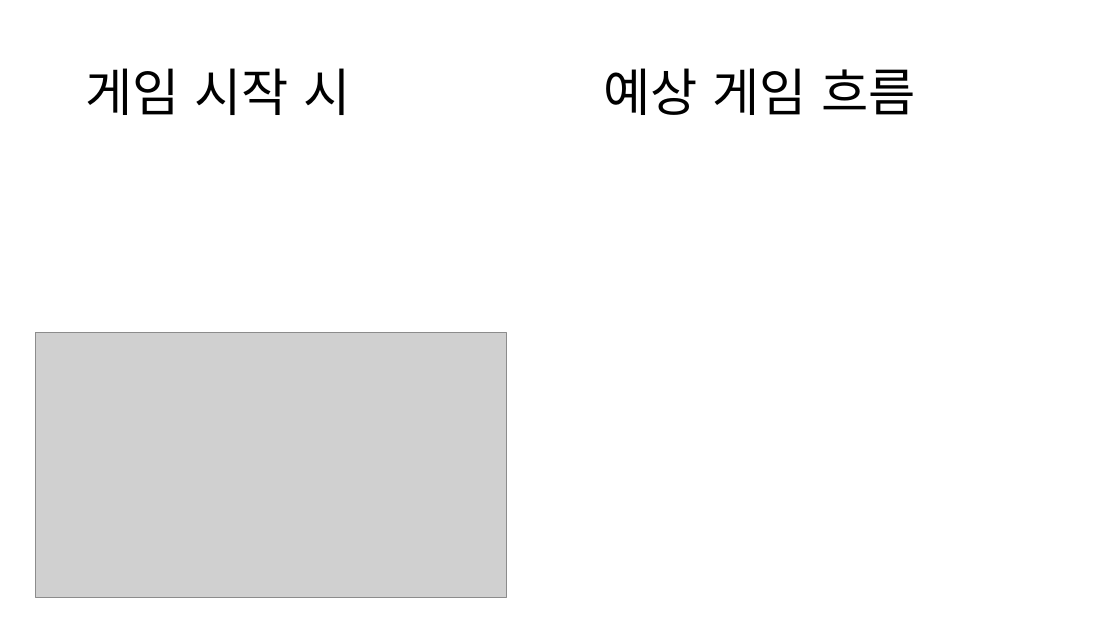
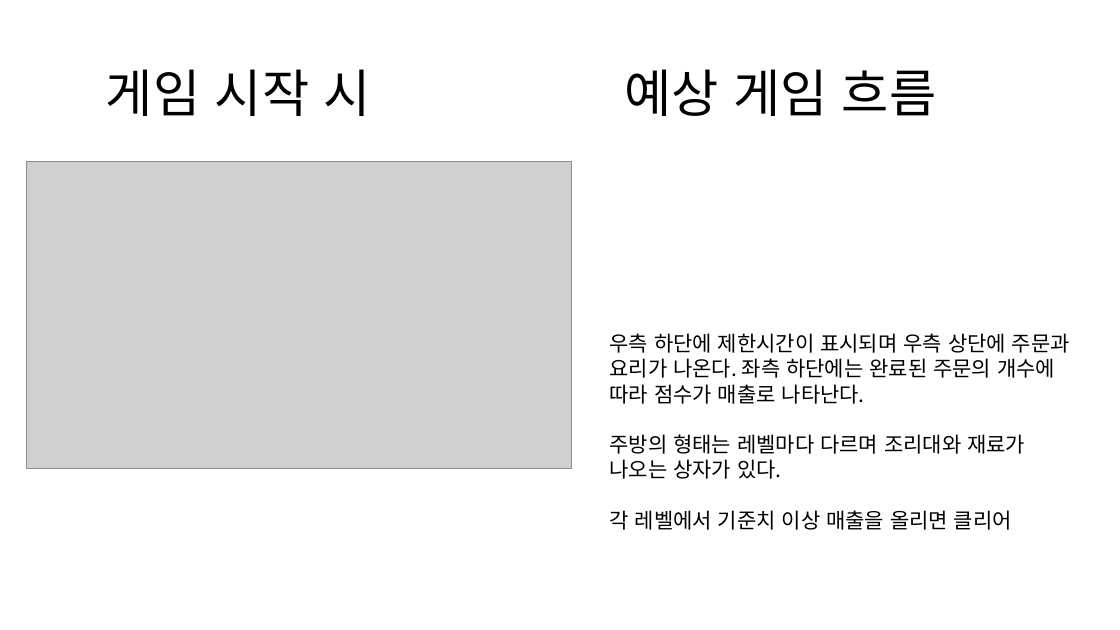
Before and after one commit to jwhan1/2DGP-1Project, a slide deck: slide 4 of 2021180042_한진우 1차 발표.pptx. Drawn at 1120x630 pixels with LibreOffice and Linux fonts; fonts in the diff are those of the drawing; grey boxes stand for pictures. Boxes give left, top, right and bottom in pixels: in the first picture for what was removed or moved away, otherwise in the second. Text is boxed around its words. In the diff, an @@ line names an element or a change of style, - is before the commit and + after.

Commit message:
추가

```diff
--- a/2021180042_한진우 1차 발표.pptx
+++ b/2021180042_한진우 1차 발표.pptx
@@ title "게임 시작 시 예상 게임 ...": place and size @@
-title "게임 시작 시 예상 게임 ..." at bbox=[85, 68, 915, 115]
+title "게임 시작 시 예상 게임 ..." at bbox=[106, 69, 936, 116]
@@ picture: place and size @@
-picture at bbox=[36, 333, 507, 597]
+picture at bbox=[27, 162, 572, 469]
@@ text added at bbox=[609, 333, 1070, 530], 18 pt, text #000000 @@
+우측 하단에 제한시간이 표시되며 우측 상단에 주문과 요리가 나온다. 좌측 하단에는 완료된 주문의 개수에 따라 점수가 매출로 나타난다.
+주방의 형태는 레벨마다 다르며 조리대와 재료가 나오는 상자가 있다.
+각 레벨에서 기준치 이상 매출을 올리면 클리어
```
